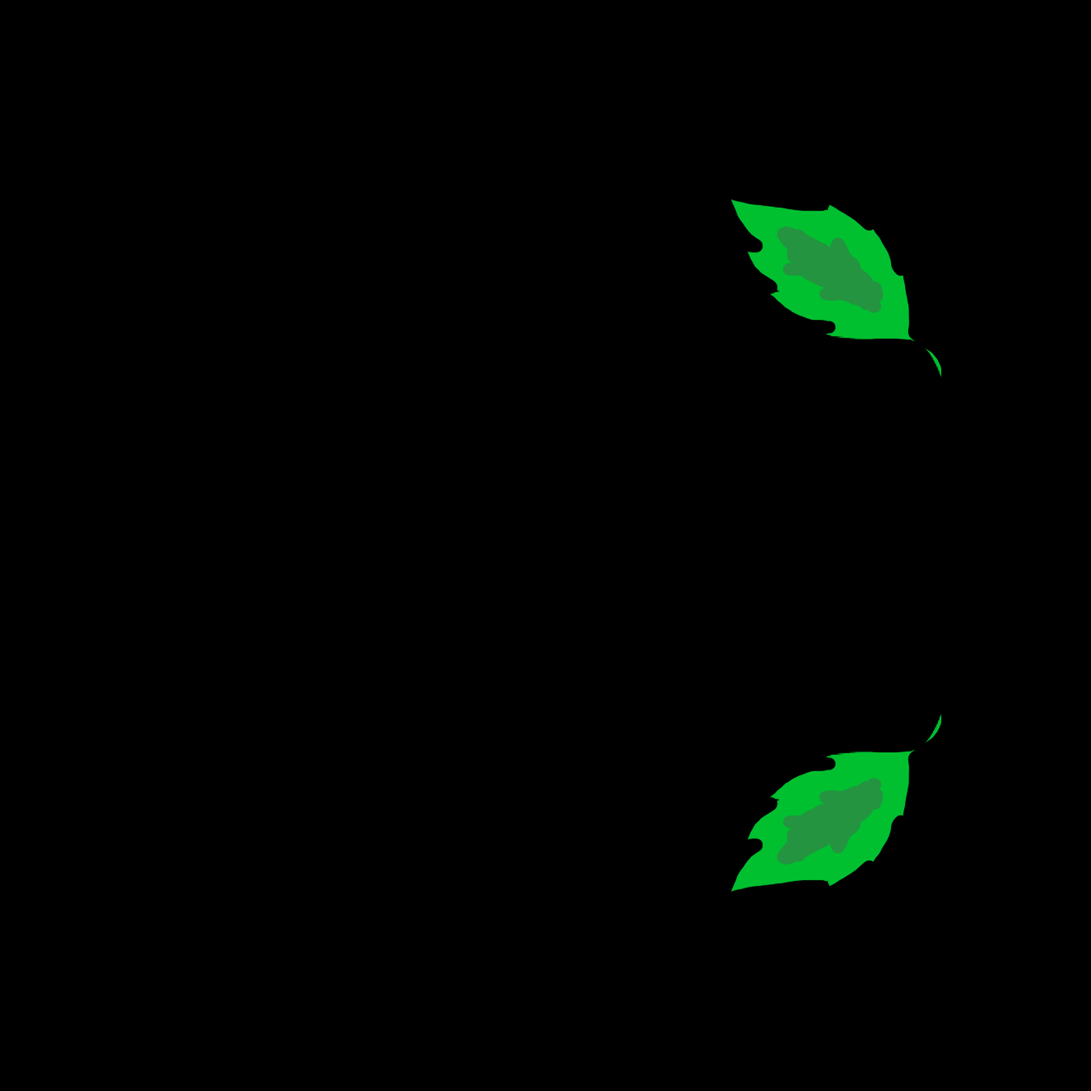
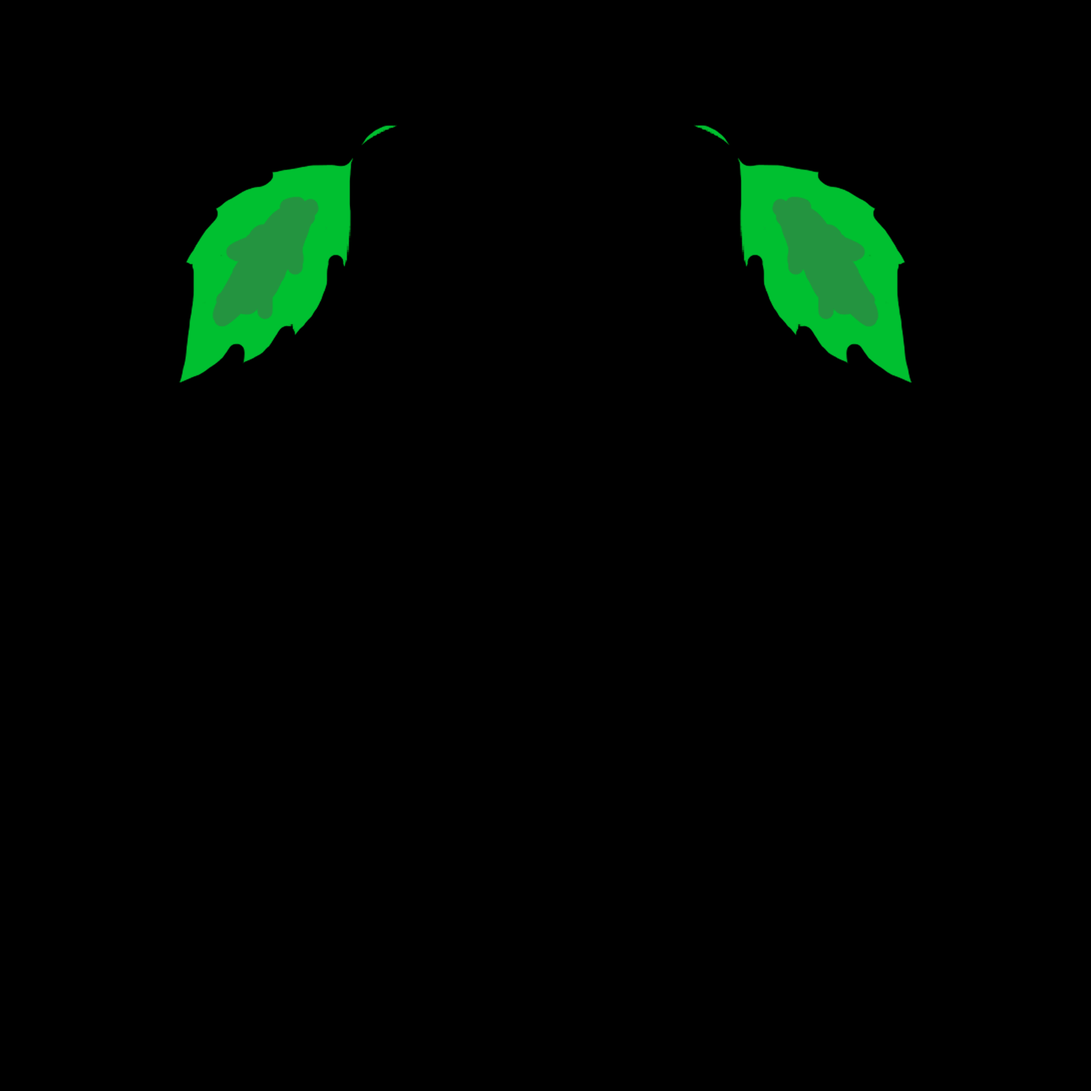
Layer changes from the first 1091x1091 image to the second:
painted on "Layer5" over <box>693,124,943,893</box>
painted on "Layer4" over <box>179,124,943,384</box>
